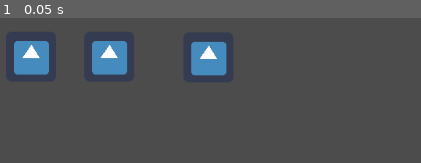
Above: before the commit, frame 1.
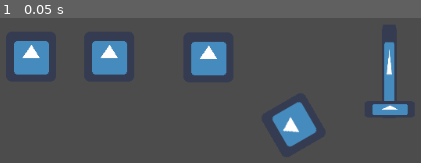
Above: after the commit, the same moment.

Repository: Tobybsmith/MileLowClub
Game: Godot game, scene res://Root.tscn
The game is run twice, just before and just after one commit, with the same random seed, the same clock (stepped at 60 frames per second) and the same inputs. The engine's default icon, where the game draws it, is replaced by a stand-in: a white triangle on a blue panel in a dark square.
Inputs:
- Up to frame 1 (0.05 s): no input

The runs differ from the first frame. In frame 1, 3.7% of the frame differs, in the area x 64-97%, y 16-89%.

Commit message:
Added back knob and slider

Diff:
--- a/src/Root.tscn
+++ b/src/Root.tscn
@@ -1,11 +1,19 @@
-[gd_scene load_steps=6 format=2]
+[gd_scene load_steps=10 format=2]
 
 [ext_resource path="res://icon.png" type="Texture" id=1]
 [ext_resource path="res://TestSwitch.gd" type="Script" id=2]
 [ext_resource path="res://Panning.gd" type="Script" id=3]
 [ext_resource path="res://LPF.gd" type="Script" id=4]
+[ext_resource path="res://Scripts/VolumeKnob.gd" type="Script" id=5]
+[ext_resource path="res://Scripts/Slider.gd" type="Script" id=6]
 
 [sub_resource type="CircleShape2D" id=1]
+
+[sub_resource type="CircleShape2D" id=2]
+radius = 42.0
+
+[sub_resource type="RectangleShape2D" id=3]
+extents = Vector2( 31, 10 )
 
 [node name="Root" type="Node2D"]
 
@@ -50,8 +58,44 @@
 [node name="Sprite" type="Sprite" parent="SpriteManager/LPF"]
 texture = ExtResource( 1 )
 
+[node name="VolumeKnob" type="Area2D" parent="SpriteManager"]
+position = Vector2( 427, 217 )
+script = ExtResource( 5 )
+__meta__ = {
+"_edit_group_": true
+}
+
+[node name="Sprite" type="Sprite" parent="SpriteManager/VolumeKnob"]
+texture = ExtResource( 1 )
+
+[node name="CollisionShape2D" type="CollisionShape2D" parent="SpriteManager/VolumeKnob"]
+shape = SubResource( 2 )
+
+[node name="Slider" type="Area2D" parent="SpriteManager"]
+position = Vector2( 528, 153 )
+script = ExtResource( 6 )
+
+[node name="Rail" type="Sprite" parent="SpriteManager/Slider"]
+position = Vector2( 21.5, -5 )
+scale = Vector2( 0.296875, 1.875 )
+texture = ExtResource( 1 )
+
+[node name="SliderKnob" type="CollisionShape2D" parent="SpriteManager/Slider"]
+position = Vector2( 22, 44 )
+shape = SubResource( 3 )
+__meta__ = {
+"_edit_group_": true
+}
+
+[node name="Knob" type="Sprite" parent="SpriteManager/Slider/SliderKnob"]
+position = Vector2( 0, -0.5 )
+scale = Vector2( 1, 0.328125 )
+texture = ExtResource( 1 )
+
 [node name="SoundManager" type="Node2D" parent="."]
 
 [connection signal="input_event" from="SpriteManager/Reverb" to="SpriteManager/Reverb" method="_on_Reverb_input_event"]
 [connection signal="input_event" from="SpriteManager/Panning" to="SpriteManager/Panning" method="_on_Panning_input_event"]
 [connection signal="input_event" from="SpriteManager/LPF" to="SpriteManager/LPF" method="_on_LPF_input_event"]
+[connection signal="input_event" from="SpriteManager/VolumeKnob" to="SpriteManager/VolumeKnob" method="_on_VolumeKnob_input_event"]
+[connection signal="input_event" from="SpriteManager/Slider" to="SpriteManager/Slider" method="_on_Slider_input_event"]
--- a/src/Scripts/VolumeKnob.gd
+++ b/src/Scripts/VolumeKnob.gd
@@ -8,7 +8,7 @@
 
 var min_rot = -120
 var max_rot = 120
-export var sensitivity : float = 0.75
+export var sensitivity : float = 0.45
 
 func _ready():
 	get_node("Sprite").rotation_degrees = min_rot
@@ -31,8 +31,6 @@
 
 	norm_rot = (rot + 120)/ 240
 
-	get_node("DEBUG").text = str(norm_rot)
-
 	get_node("Sprite").rotation_degrees = rot
 
 	if Input.is_action_just_released("click"):
